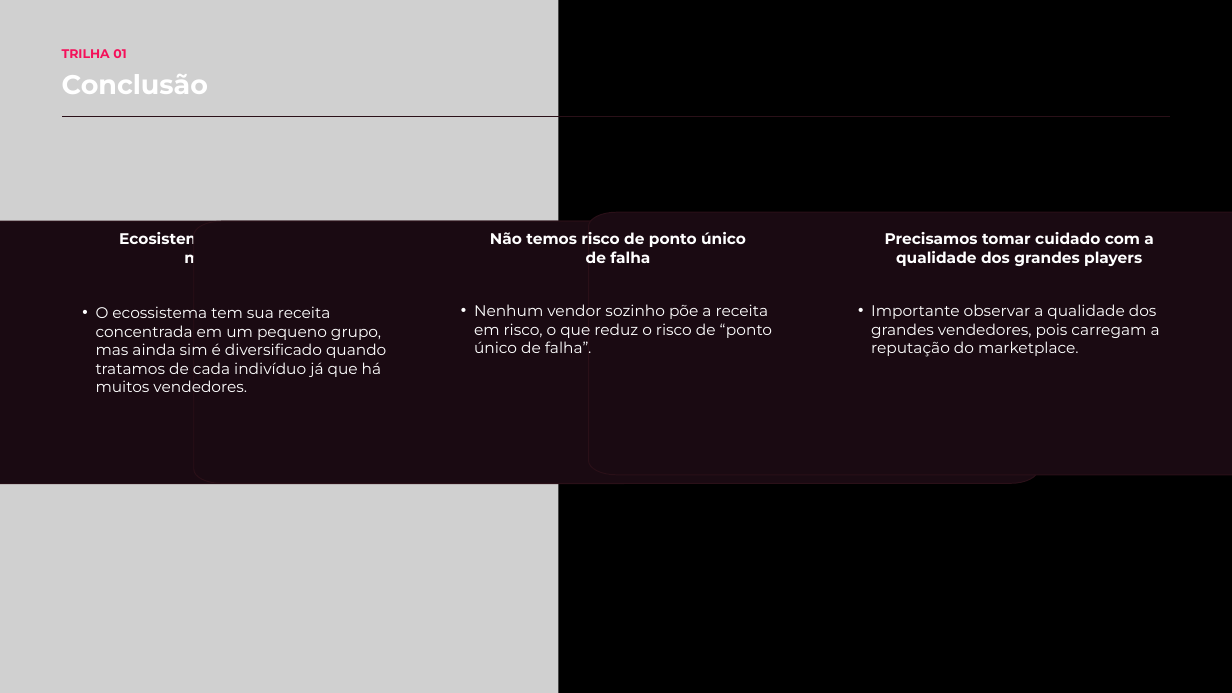
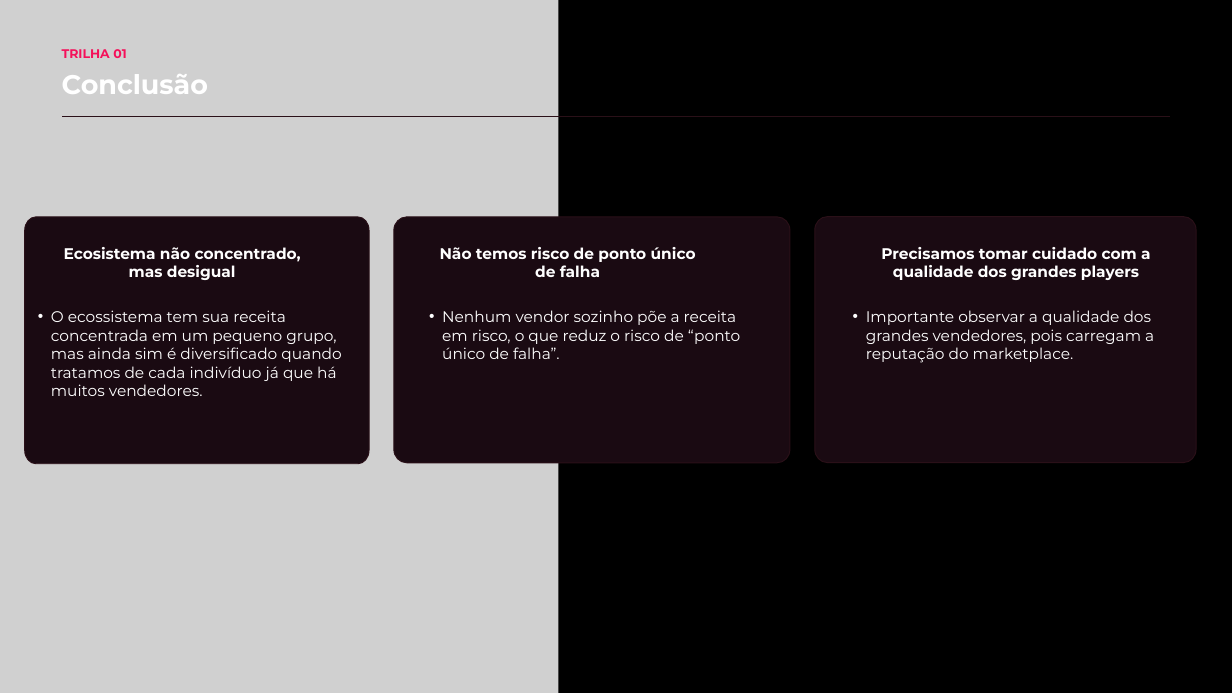
Before and after one commit to lrodrigues168/fiap-tech-challenge-olist, a slide deck: slide 8 of docs/Slide - Apresentação executiva.pptx. Drawn at 1232x693 pixels with LibreOffice and Linux fonts; fonts in the diff are those of the drawing; grey boxes stand for pictures. Boxes give left, top, right and bottom in pixels: in the first picture for what was removed or moved away, otherwise in the second. Text is boxed around its words. In the diff, an @@ line names an element or a change of style, - is before the commit and + after.

```diff
--- a/docs/Slide - Apresentação executiva.pptx
+++ b/docs/Slide - Apresentação executiva.pptx
@@ freeform shape: place and size @@
-freeform shape at (0, 221, 647, 484)
+freeform shape at (25, 217, 369, 464)
@@ freeform shape: place and size @@
-freeform shape at (194, 221, 1039, 483)
+freeform shape at (394, 217, 790, 463)
@@ freeform shape: place and size @@
-freeform shape at (588, 213, 1232, 475)
+freeform shape at (815, 217, 1196, 463)
@@ text "Ecosistema não concentrado, mas desigual" rewrapped from (119, 232, 218, 263) to (64, 247, 301, 280) @@
@@ text "Não temos risco de ponto ...": place and size @@
-text "Não temos risco de ponto ..." at (490, 232, 746, 263)
+text "Não temos risco de ponto ..." at (440, 247, 696, 277)
@@ text "Precisamos tomar cuidado com a ...": place and size @@
-text "Precisamos tomar cuidado com a ..." at (885, 232, 1154, 266)
+text "Precisamos tomar cuidado com a ..." at (881, 247, 1151, 280)
@@ text "O ecossistema tem sua receita ...": place and size @@
-text "O ecossistema tem sua receita ..." at (96, 306, 386, 392)
+text "O ecossistema tem sua receita ..." at (51, 310, 341, 396)
@@ text "Nenhum vendor sozinho põe a ...": place and size @@
-text "Nenhum vendor sozinho põe a ..." at (474, 304, 772, 353)
+text "Nenhum vendor sozinho põe a ..." at (442, 310, 740, 359)
@@ text "Importante observar a qualidade dos ...": place and size @@
-text "Importante observar a qualidade dos ..." at (871, 304, 1160, 357)
+text "Importante observar a qualidade dos ..." at (866, 310, 1154, 363)
```
Also in this commit, not shown: 11 other slides changed.
